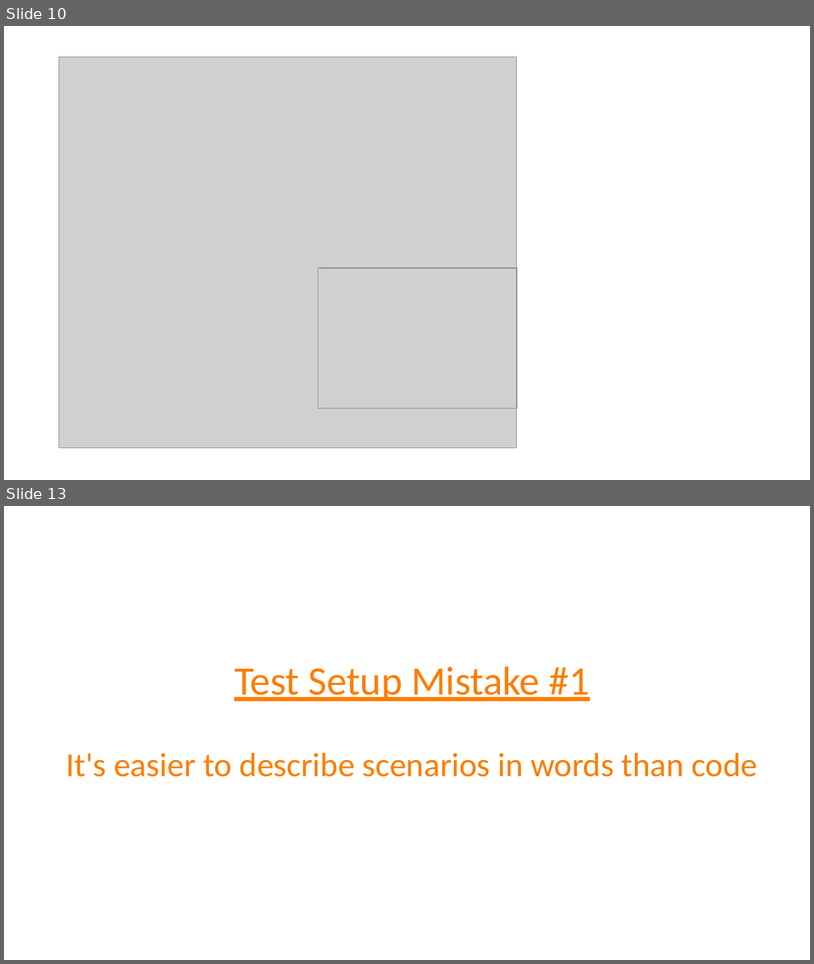
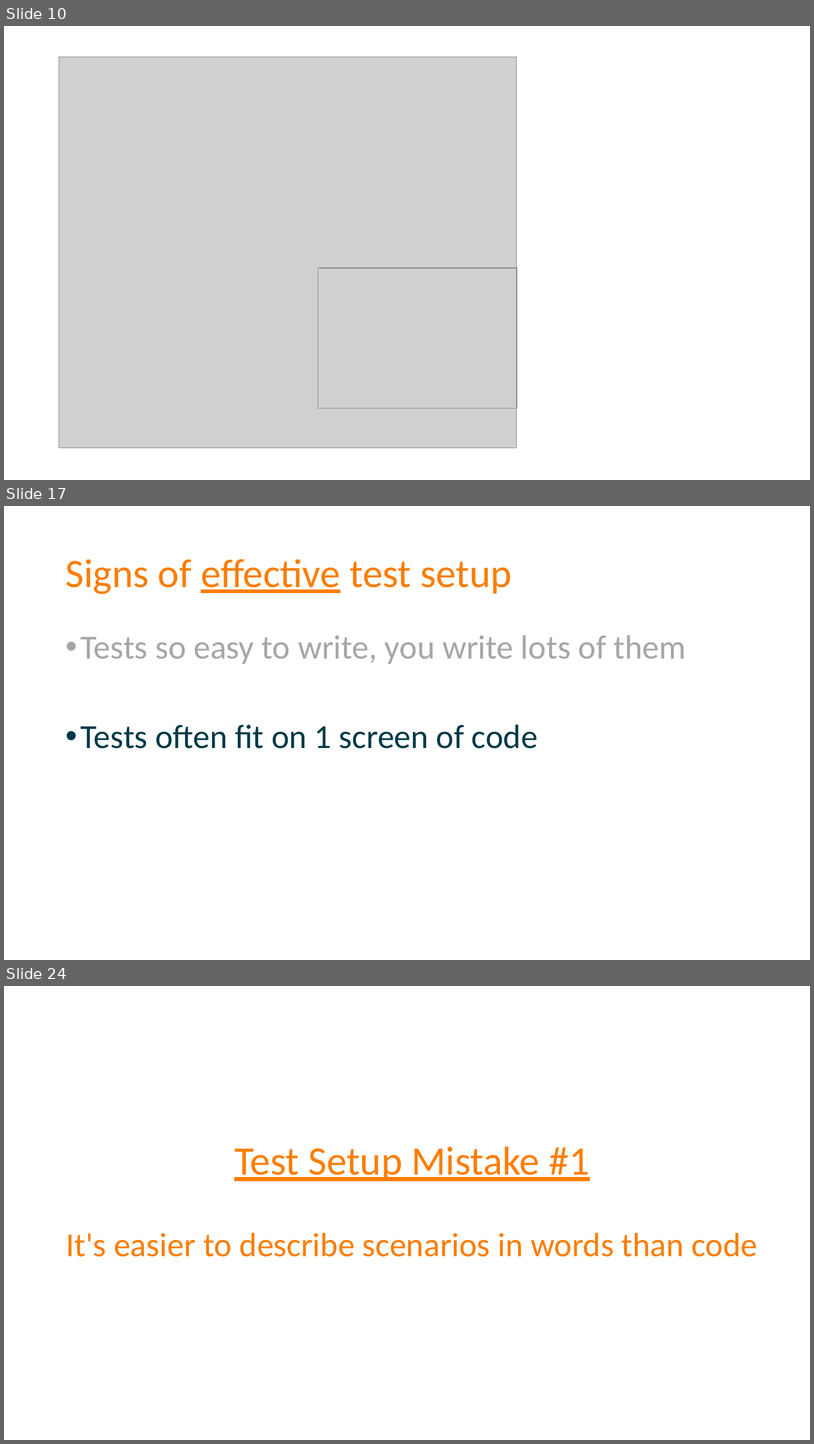
Before and after one commit to spetryjohnson/Talk-Patterns_of_Effective_Test_Setup, a slide deck: POETS - CodeMash 2017.pptx. Shown one above the other, each under a label of ours: slides 10 and 13 before the commit, slides 10, 17 and 24 after it; the slides between them are not shown. The pictures are 814x964 and 814x1444 pixels, drawn with LibreOffice and Linux fonts; fonts in the diff are those of the drawing; grey boxes stand for pictures. Boxes give left, top, right and bottom in pixels: in the first picture for what was removed or moved away, otherwise in the second. Text is boxed around its words. In the diff, an @@ line names an element or a change of style, - is before the commit and + after.

```diff
--- a/POETS - CodeMash 2017.pptx
+++ b/POETS - CodeMash 2017.pptx
@@ slide 17 added at <box>4,506,810,960</box>, background #FFFFFF @@
@@ title added at <box>65,559,512,594</box>, 48 pt, text #FD7D00 @@
+Signs of effective test setup
@@ text added at <box>81,635,687,748</box>, 40 pt, text #A6A6A6 @@
+• Tests so easy to write, you write lots of them
+• Tests often fit on 1 screen of code
@@ what was slide 13 is now slide 24 @@
```
Also in this commit, not shown: 3 slides changed, 15 other slides added, 2 slides removed, 1 other file.
